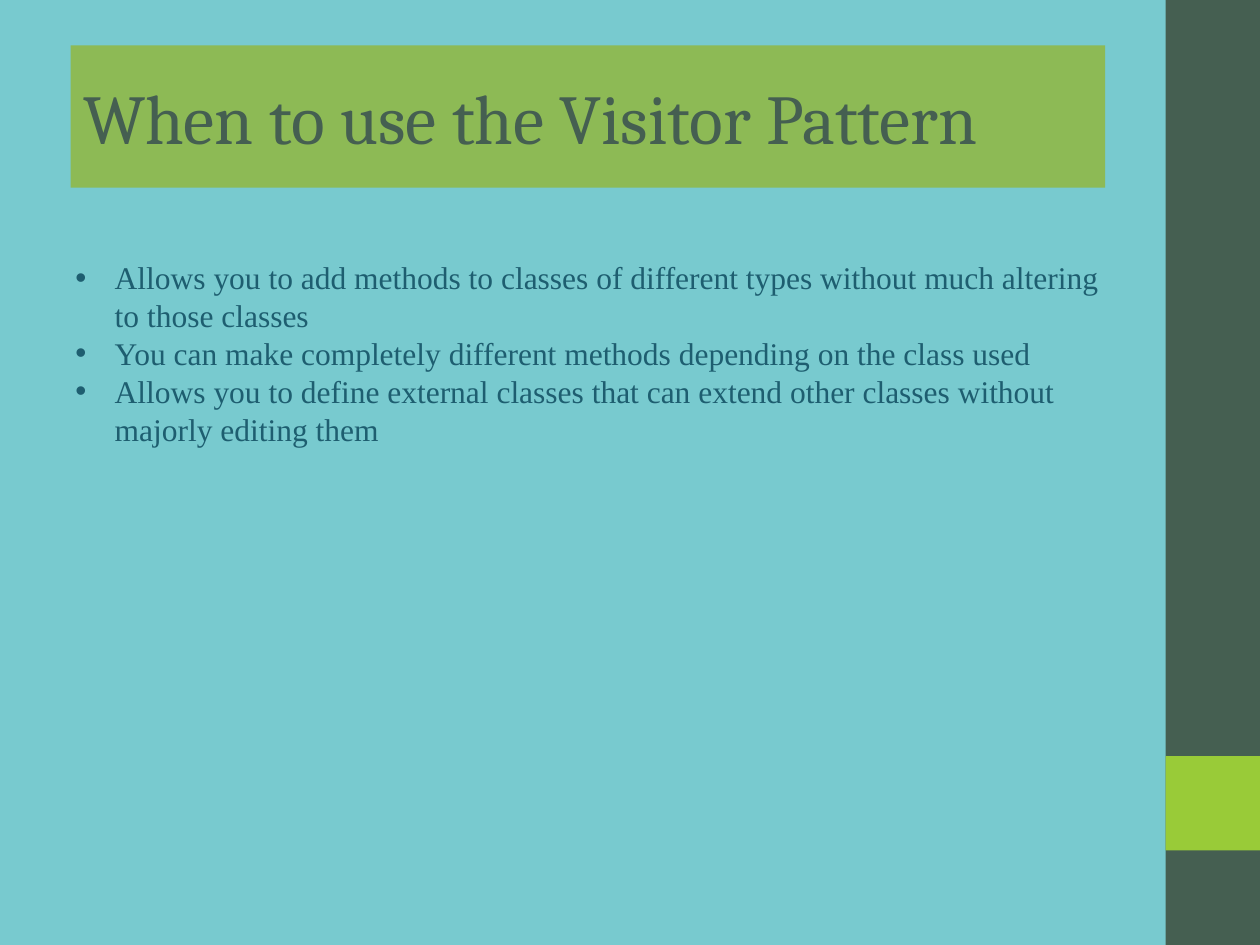
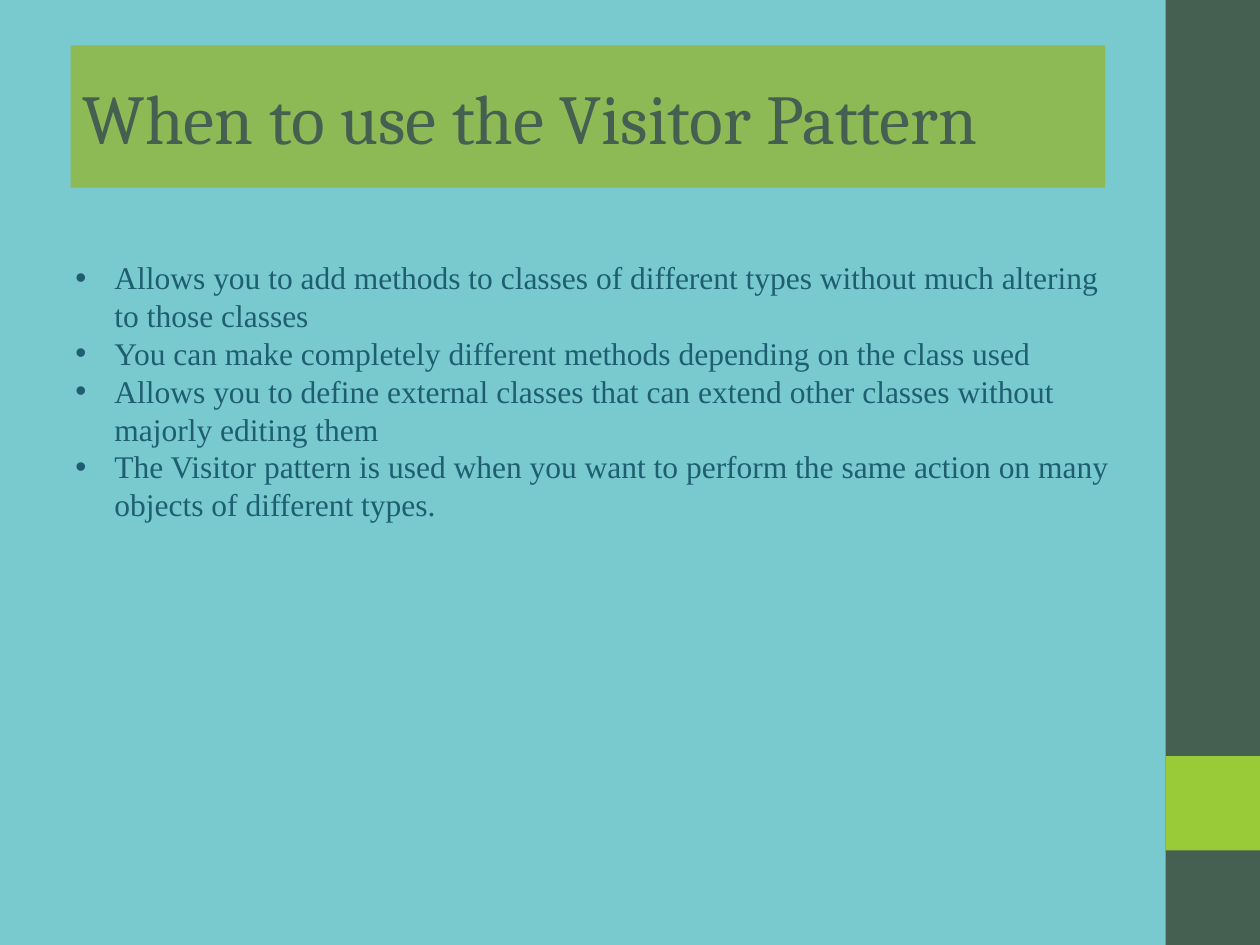
Before and after one commit to rzuniga64/java, a slide deck: slide 1 of design_patterns/src/behavorial/visitor/docs/visitor.ppt. Drawn at 1260x945 pixels with LibreOffice and Linux fonts; fonts in the diff are those of the drawing. Boxes give left, top, right and bottom in pixels: in the first picture for what was removed or moved away, otherwise in the second. Text is boxed around its words. In the diff, an @@ line names an element or a change of style, - is before the commit and + after.

```diff
--- a/design_patterns/src/behavorial/visitor/docs/visitor.ppt
+++ b/design_patterns/src/behavorial/visitor/docs/visitor.ppt
@@ text at (x1=114, y1=456, x2=1108, y2=523): paragraph added @@
+• The Visitor pattern is used when you want to perform the same action on many objects of different types.
```
Also in this commit, not shown: 1 other slide changed, 9 other files.
